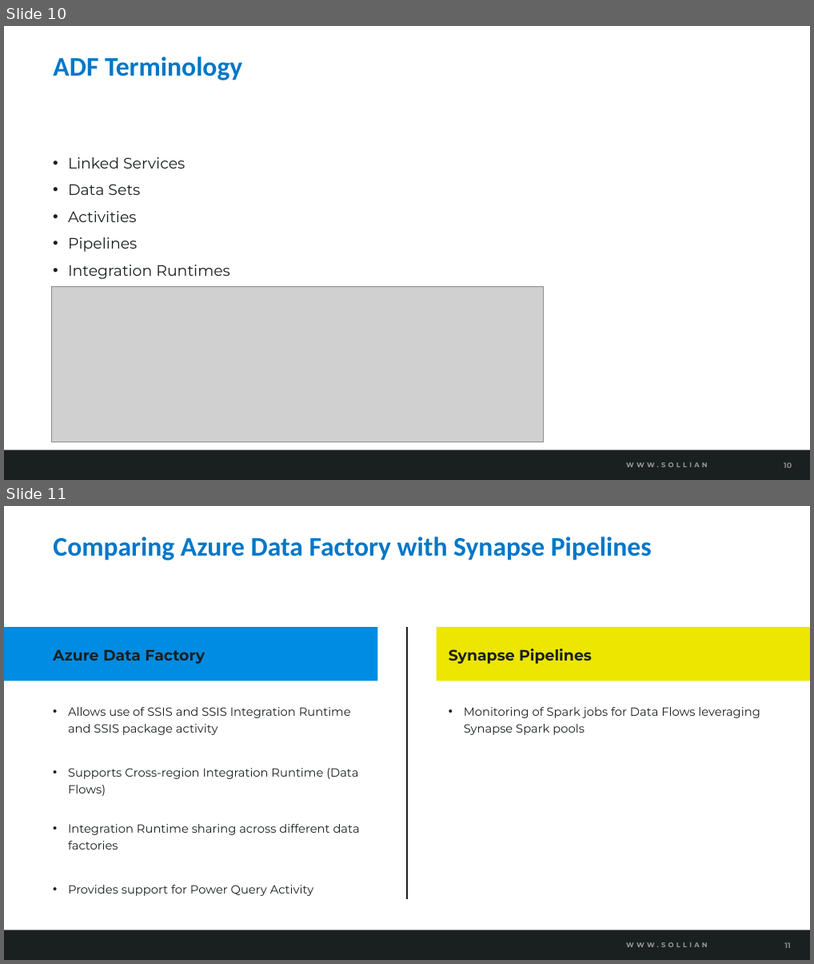
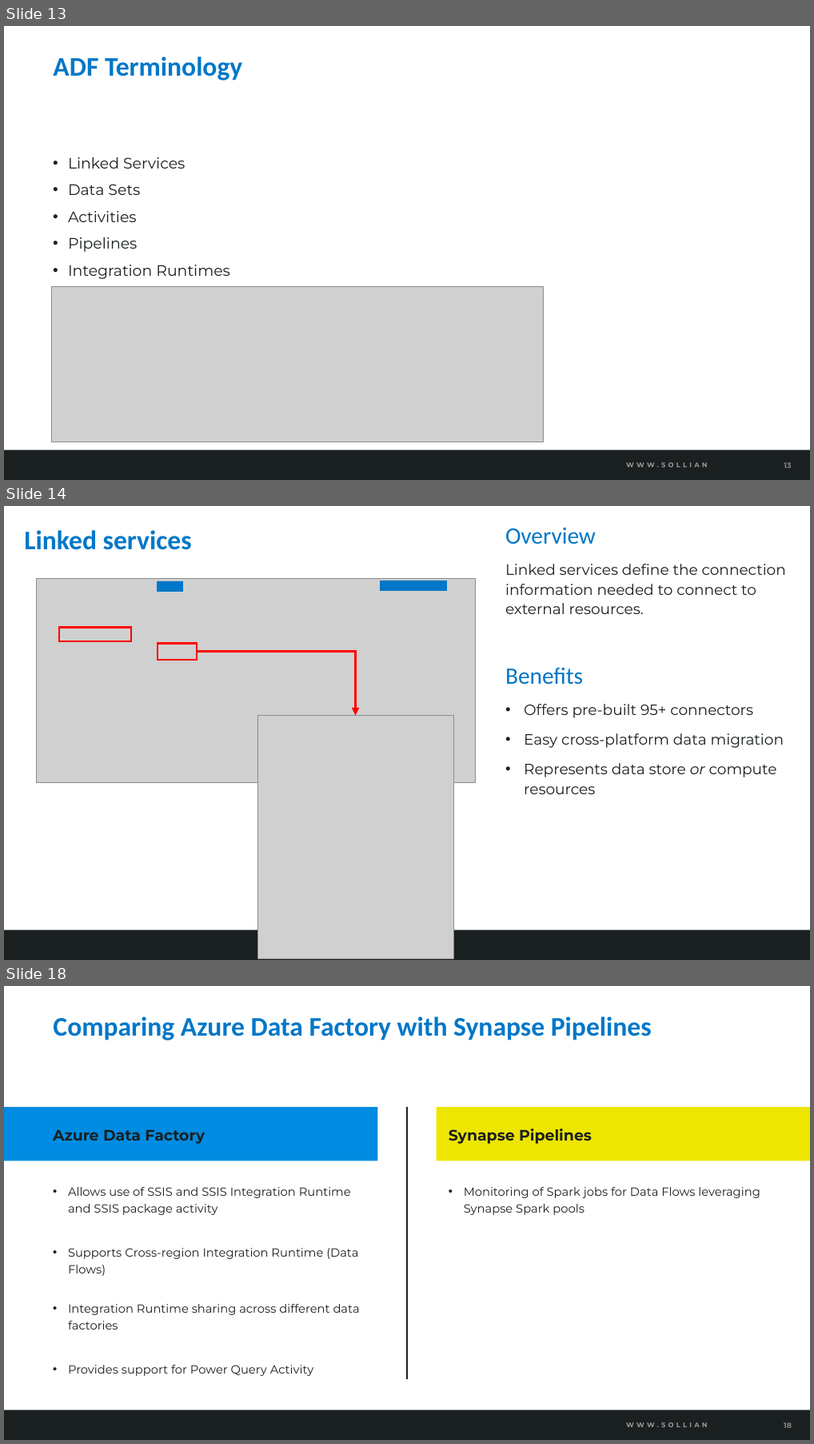
Before and after one commit to solliancenet/azure-data-engineering-conference-workshop-students, a slide deck: 07-Ingest and load data.pptx. Shown one above the other, each under a label of ours: slides 10 and 11 before the commit, slides 13, 14 and 18 after it; the slides between them are not shown. The pictures are 814x964 and 814x1444 pixels, drawn with LibreOffice and Linux fonts; fonts in the diff are those of the drawing; grey boxes stand for pictures; background and template pictures are left out. Boxes give left, top, right and bottom in pixels: in the first picture for what was removed or moved away, otherwise in the second. Text is boxed around its words. In the diff, an @@ line names an element or a change of style, - is before the commit and + after.

```diff
--- a/07-Ingest and load data.pptx
+++ b/07-Ingest and load data.pptx
@@ slide 14 added at [4,506,810,960], background #FFFFFF; not listed: 2 template elements that a slide beside it also shows @@
@@ text added at [506,528,786,794], 17.6 pt, text #1A1F20 @@
+Overview
+Linked services define the connection information needed to connect to external resources.
+Benefits
+• Offers pre-built 95+ connectors
+• Easy cross-platform data migration
+• Represents data store or compute resources
@@ title added at [24,530,192,550], 32 pt, text #0077C8, bold @@
+Linked services
@@ picture added at [37,578,476,783] @@
@@ rectangle added at [158,581,183,591], fill #0077C8, outline #0077C8 0.5 pt @@
@@ rectangle added at [380,581,447,591], fill #0077C8, outline #0077C8 0.5 pt @@
@@ rectangle added at [60,627,132,641], outline #FF0000 2.25 pt @@
@@ rectangle added at [158,644,197,660], outline #FF0000 2.25 pt @@
@@ elbow arrow added from (197, 651) to (356, 716), #FF0000 3 pt @@
@@ picture added at [258,716,454,959] @@
@@ what was slide 10 is now slide 13 @@
@@ page number at [784,462,791,468]: text changed @@
-10
+13
@@ what was slide 11 is now slide 18 @@
@@ page number at [784,1422,792,1428]: text changed @@
-11
+18
```
Also in this commit, not shown: 4 slides changed, 7 other slides added, 4 other files.
